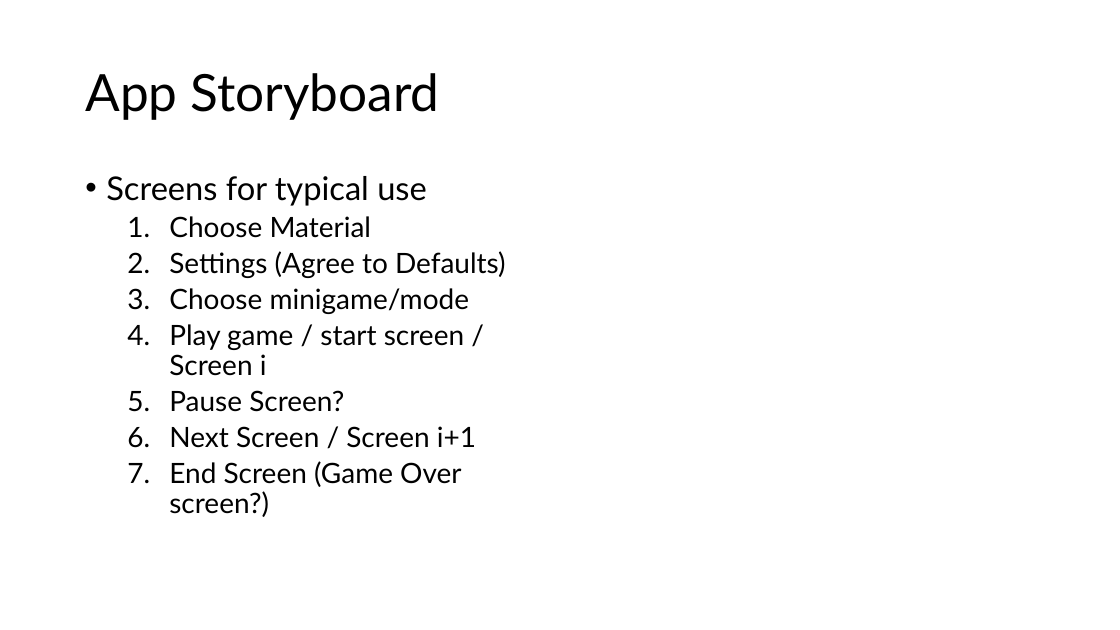
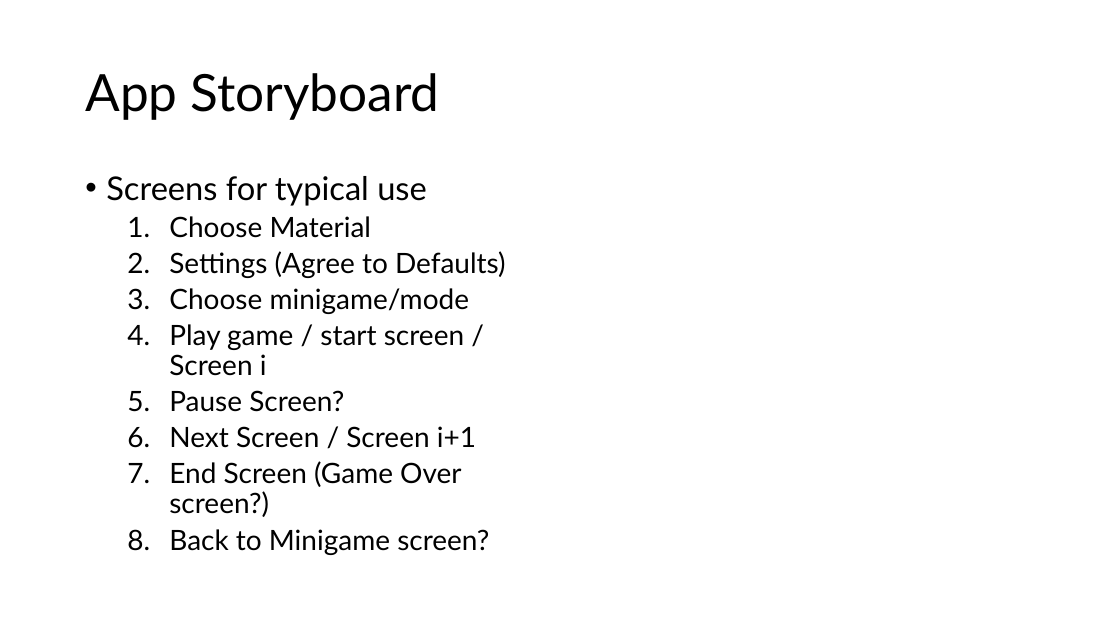
Before and after one commit to dabrygo/bmc, a slide deck: slide 6 of doc/bmc-system-charts.pptx. Drawn at 1120x630 pixels with LibreOffice and Linux fonts; fonts in the diff are those of the drawing. Boxes give left, top, right and bottom in pixels: in the first picture for what was removed or moved away, otherwise in the second. Text is boxed around its words. In the diff, an @@ line names an element or a change of style, - is before the commit and + after.

```diff
--- a/doc/bmc-system-charts.pptx
+++ b/doc/bmc-system-charts.pptx
@@ text at box(169, 529, 489, 555): paragraph added @@
+  8. Back to Minigame screen?
```
Also in this commit, not shown: 1 slide added, 5 other files.
